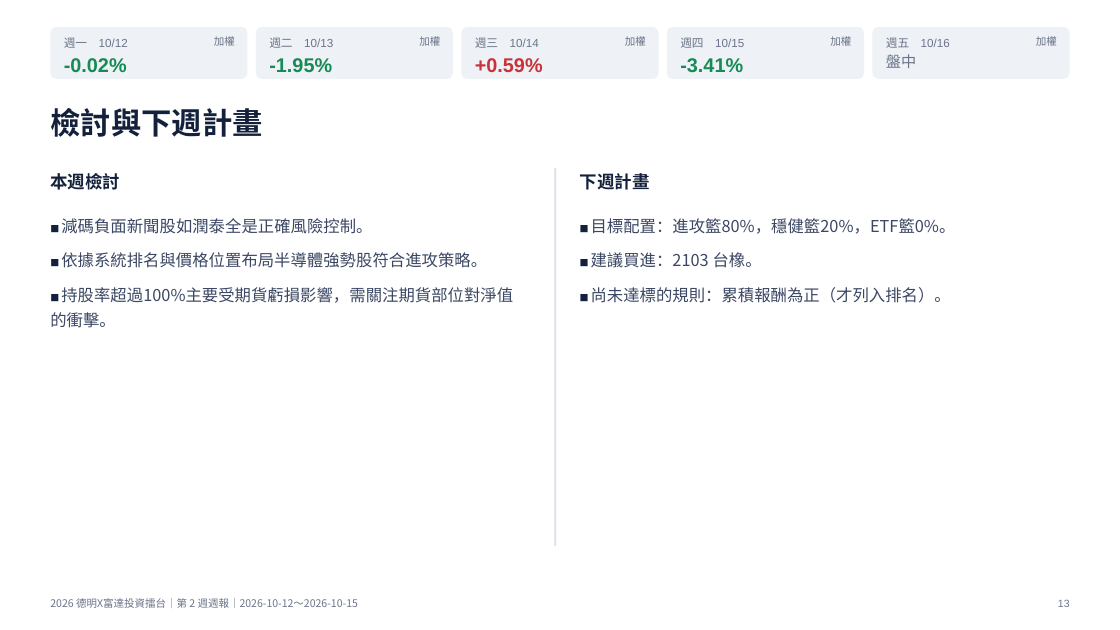
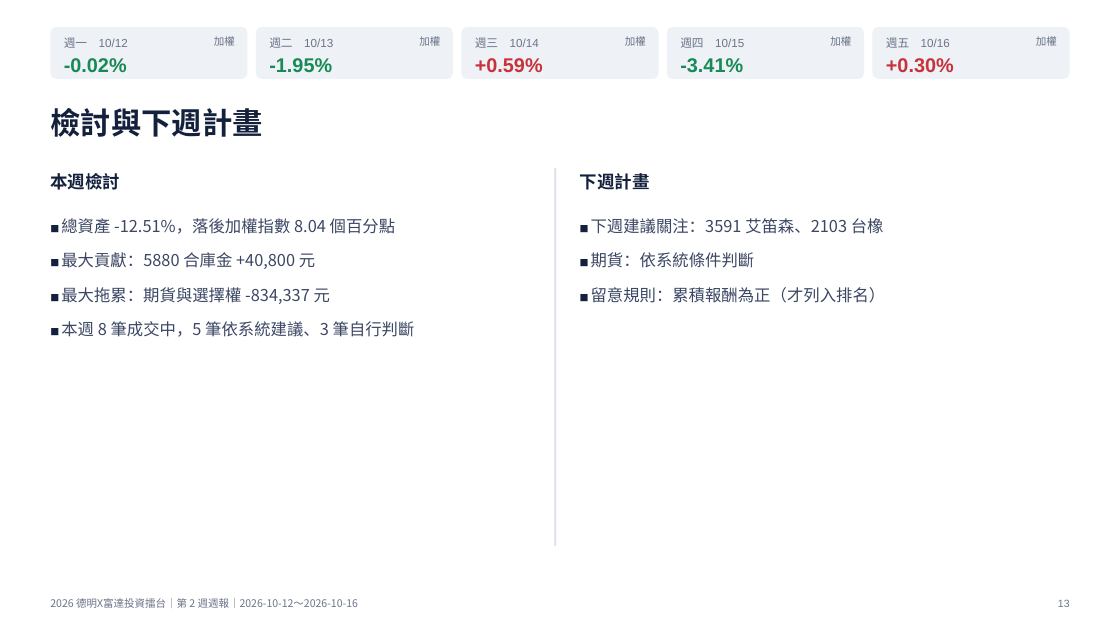
Before and after one commit to ZHANGFU-XIANG/xq, a slide deck: slide 13 of reports/weekly/第2週週報_2026-10-12.pptx. Drawn at 1120x630 pixels with LibreOffice and Linux fonts; fonts in the diff are those of the drawing. Boxes give left, top, right and bottom in pixels: in the first picture for what was removed or moved away, otherwise in the second. Text is boxed around its words. In the diff, an @@ line names an element or a change of style, - is before the commit and + after.

```diff
--- a/reports/weekly/第2週週報_2026-10-12.pptx
+++ b/reports/weekly/第2週週報_2026-10-12.pptx
@@ text at box(886, 58, 954, 72): text changed; size 13 to 17 pt; font Noto Sans CJK TC to Arial; text colour #6B7489 to #C8323A; bold on @@
-盤中
++0.30%
@@ text at box(61, 218, 415, 337): text changed @@
-■ 減碼負面新聞股如潤泰全是正確風險控制。
-■ 依據系統排名與價格位置布局半導體強勢股符合進攻策略。
-■ 持股率超過100%主要受期貨虧損影響，需關注期貨部位對淨值的衝擊。
+■ 總資產 -12.51%，落後加權指數 8.04 個百分點
+■ 最大貢獻：5880 合庫金 +40,800 元
+■ 最大拖累：期貨與選擇權 -834,337 元
+■ 本週 8 筆成交中，5 筆依系統建議、3 筆自行判斷
@@ text at box(591, 218, 886, 303): text changed @@
-■ 目標配置：進攻籃80%，穩健籃20%，ETF籃0%。
-■ 建議買進：2103 台橡。
-■ 尚未達標的規則：累積報酬為正（才列入排名）。
+■ 下週建議關注：3591 艾笛森、2103 台橡
+■ 期貨：依系統條件判斷
+■ 留意規則：累積報酬為正（才列入排名）
@@ text at box(50, 598, 358, 608): text changed @@
-2026 德明X富達投資擂台｜第 2 週週報｜2026-10-12～2026-10-15
+2026 德明X富達投資擂台｜第 2 週週報｜2026-10-12～2026-10-16
```
Also in this commit, not shown: 17 other slides changed, 1 slide added, 9 other files.
